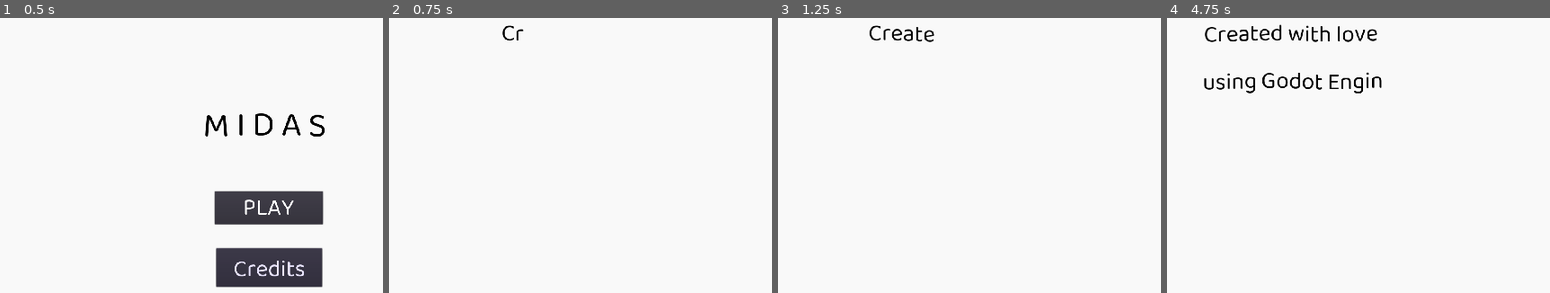
Above: before the commit, frames 1-4 (left to right).
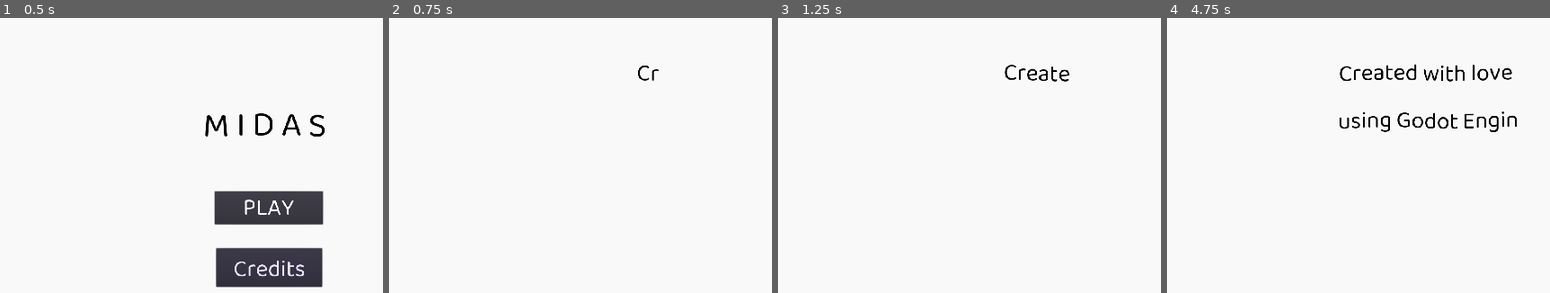
Above: after the commit, the same moments.

Repository: meburns/midas
Game: Godot game, scene res://src/Menu.tscn
Same seed, same stepped clock (60 frames per second), same inputs: the game is played once before the commit and once after it.
Inputs:
- Up to frame 1 (0.5 s): no input
- Up to frame 2 (0.75 s): click "Credits" at 0.5 s
- Up to frame 3 (1.25 s): no input
- Up to frame 4 (4.75 s): tap Enter (ui_accept) at 1.25, 2.75 s; hold Right (move_right) 1.28-2.78 s; tap R (refresh) every 0.75 s from 1.35 to 4.35 s; tap Space (jump) at 1.52, 2.27, 3.77, 4.52 s; hold A (move_left) 2.78-3.53 s; hold Right (move_right) from 3.53 s (still down)

Frame 1 is identical in both runs. In frame 2, 0.2% of the frame differs, in the area x 29-71%, y 2-23%; in frame 3, 0.7%; in frame 4, 3.5%, in the area x 9-92%, y 2-42%.

Commit message:
Adjust transitions to match 1920x1080 size

Diff:
--- a/src/transitions/Credits.tscn
+++ b/src/transitions/Credits.tscn
@@ -7,9 +7,9 @@
 script = ExtResource( 2 )
 
 [node name="RichTextLabel" type="RichTextLabel" parent="."]
-margin_top = 95.0
-margin_right = 1199.0
-margin_bottom = 727.0
+margin_top = 200.0
+margin_right = 1920.0
+margin_bottom = 1080.0
 custom_fonts/normal_font = ExtResource( 3 )
 custom_colors/default_color = Color( 0, 0, 0, 1 )
 bbcode_enabled = true
--- a/src/transitions/Transition.tscn
+++ b/src/transitions/Transition.tscn
@@ -7,10 +7,9 @@
 script = ExtResource( 2 )
 
 [node name="RichTextLabel" type="RichTextLabel" parent="."]
-margin_left = 10.0
-margin_top = 250.0
-margin_right = 1190.0
-margin_bottom = 550.0
+margin_top = 200.0
+margin_right = 1920.0
+margin_bottom = 1080.0
 custom_fonts/normal_font = ExtResource( 3 )
 custom_colors/default_color = Color( 0, 0, 0, 1 )
 bbcode_enabled = true
